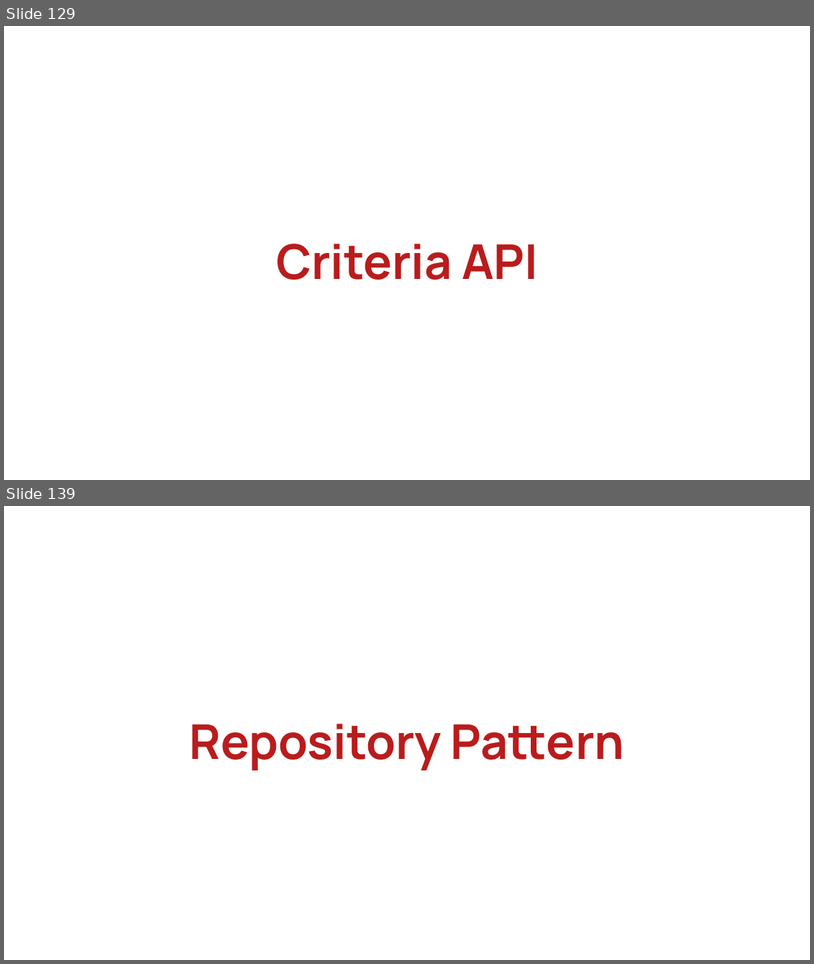
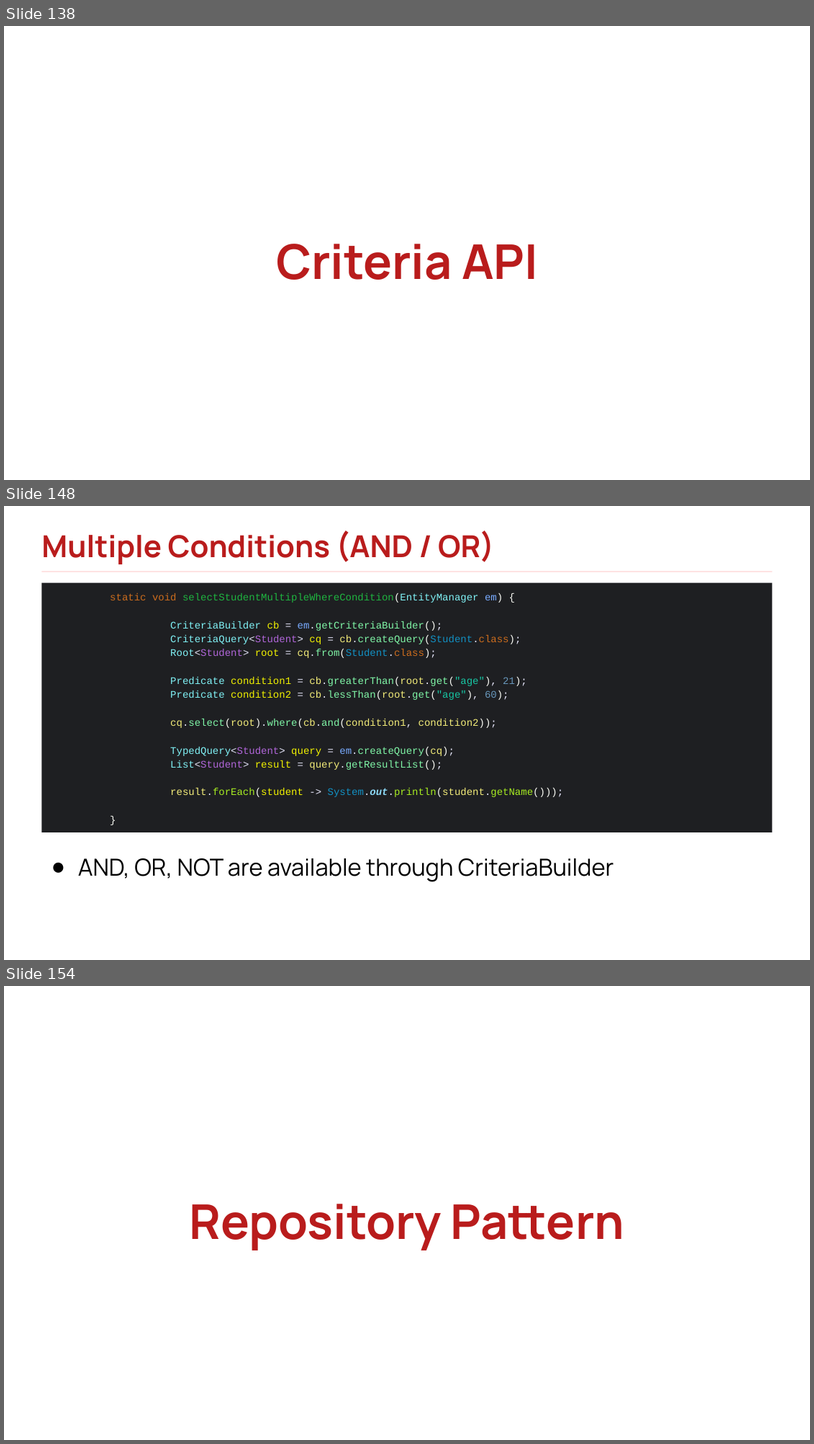
Before and after one commit to rlimosenero/rey-limosenero_java101, a slide deck: Java Persistence & Hibernate.pptx. Shown one above the other, each under a label of ours: slides 129 and 139 before the commit, slides 138, 148 and 154 after it; the slides between them are not shown. The pictures are 814x964 and 814x1444 pixels, drawn with LibreOffice and Linux fonts; fonts in the diff are those of the drawing; background and template pictures are left out. Boxes give left, top, right and bottom in pixels: in the first picture for what was removed or moved away, otherwise in the second. Text is boxed around its words. In the diff, an @@ line names an element or a change of style, - is before the commit and + after.

```diff
--- a/Java Persistence & Hibernate.pptx
+++ b/Java Persistence & Hibernate.pptx
@@ slide 148 added at (x1=4, y1=506, x2=810, y2=960), background picture (left out) @@
@@ text added at (x1=41, y1=530, x2=494, y2=564), 36 pt, text #B91C1C, bold @@
+Multiple Conditions (AND / OR)
@@ rectangle added at (x1=41, y1=571, x2=772, y2=572), fill #FEE2E2 @@
@@ rectangle added at (x1=41, y1=583, x2=772, y2=832), fill #1E1F22, 12 pt, text #80F6A7 @@
+static void selectStudentMultipleWhereCondition(EntityManager em) {
+CriteriaBuilder cb = em.getCriteriaBuilder();
+CriteriaQuery<Student> cq = cb.createQuery(Student.class);
+Root<Student> root = cq.from(Student.class);
+Predicate condition1 = cb.greaterThan(root.get("age"), 21);
+Predicate condition2 = cb.lessThan(root.get("age"), 60);
+cq.select(root).where(cb.and(condition1, condition2));
+TypedQuery<Student> query = em.createQuery(cq);
+List<Student> result = query.getResultList();
+result.forEach(student -> System.out.println(student.getName()));
+}
@@ text added at (x1=78, y1=858, x2=614, y2=882), 28 pt, text #000000 @@
+● AND, OR, NOT are available through CriteriaBuilder
@@ what was slide 129 is now slide 138 @@
@@ what was slide 139 is now slide 154 @@
```
Also in this commit, not shown: 23 slides changed, 26 other slides added, 4 slides removed.
